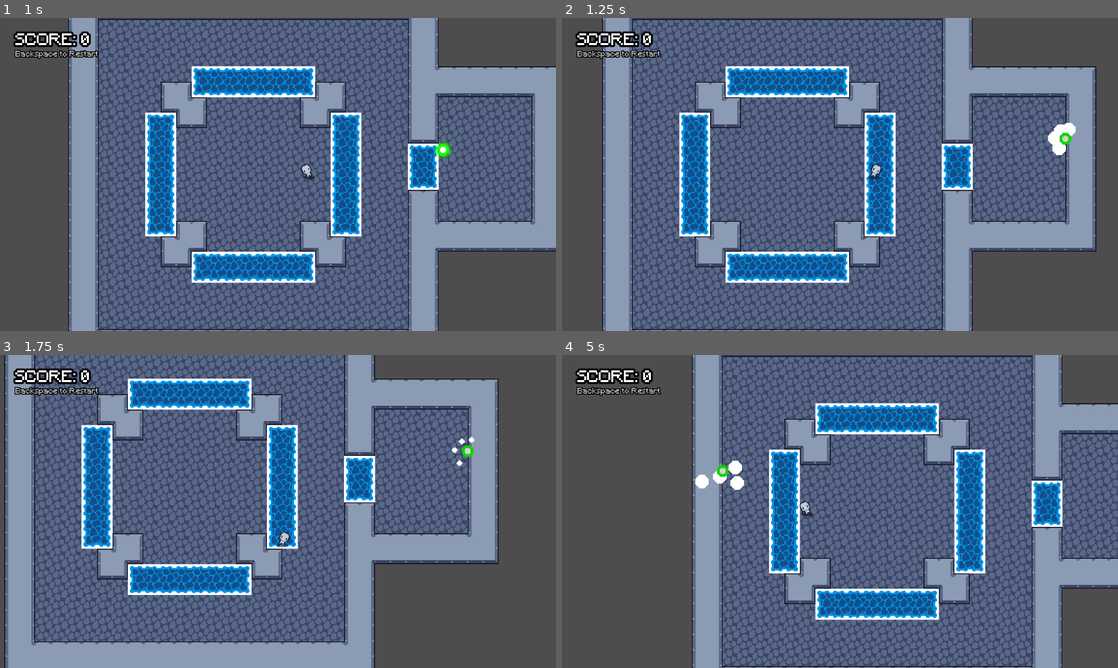
Above: before the commit, frames 1-4 (two rows, left to right).
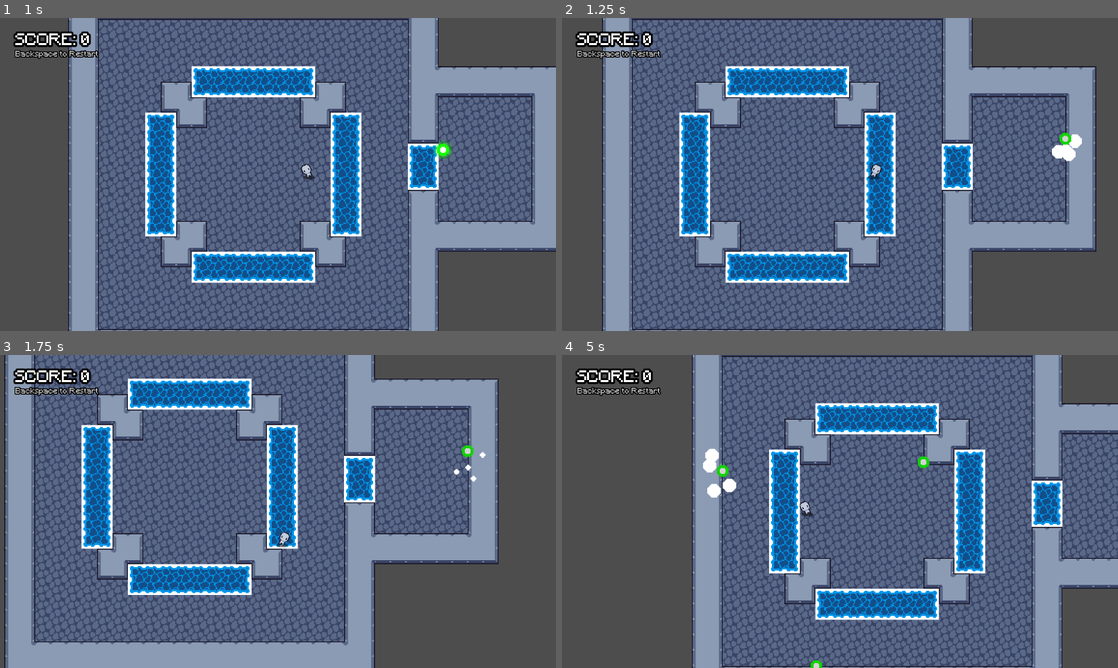
Above: after the commit, the same moments.

Repository: Atlinx/sgj-f2023
Game: Godot game, scene res://scenes/main.tscn
Same seed, same stepped clock (60 frames per second), same inputs: the game is played once before the commit and once after it.
Inputs (mouse positions are in pixels of both pictures, inside the frame that each line leads up to):
- Up to frame 1 (1 s): tap Enter at 0.5 s; move the mouse to (400, 158) at 0.52 s; hold D (p1_right) from 0.53 s (still down); tap Space (p1_fire) at 0.6 s
- Up to frame 2 (1.25 s): keep holding D (p1_right)
- Up to frame 3 (1.75 s): move the mouse to (166, 527) at 1.27 s; release D (p1_right) at 1.28 s; hold S (p1_down) from 1.28 s (still down); tap Space (p1_fire) at 1.35 s
- Up to frame 4 (5 s): move the mouse to (895, 442) at 2.02 s; release S (p1_down) at 2.03 s; hold D (p1_right) 2.03-2.78 s; hold Backspace 2.03-2.78 s; tap Space (p1_fire) at 2.3, 2.85, 3.6, 4.55 s; move the mouse to (812, 574) at 2.77 s; hold W (p1_up) 2.78-3.53 s; move the mouse to (1006, 558) at 3.52 s; hold A (p1_left) from 3.53 s (still down); move the mouse to (673, 464) at 4.27 s; tap Backspace at 4.35 s

Frame 1 is identical in both runs. In frame 2, 0.4% of the frame differs, in the area x 87-94%, y 33-46%; in frame 3, 0.1%; in frame 4, 0.7%, in the area x 23-67%, y 30-100%.

Commit message:
bullet modified
Make bullet remain alive when owner die

Diff:
--- a/scenes/player.tscn
+++ b/scenes/player.tscn
@@ -46,7 +46,7 @@
 player_animation_tree = NodePath("AnimationTree")
 
 [node name="Visuals" type="Node2D" parent="."]
-position = Vector2(0, -0.999245)
+position = Vector2(0, -0.702444)
 
 [node name="Sprite2D" type="Sprite2D" parent="Visuals"]
 material = SubResource("ShaderMaterial_jki3l")
@@ -66,7 +66,7 @@
 
 [node name="Health" type="Node" parent="."]
 script = ExtResource("3_f1j7r")
-health = 5
+health = 10000
 max_health = 5
 
 [node name="Team" type="Node" parent="."]
--- a/scenes/slime.tscn
+++ b/scenes/slime.tscn
@@ -30,7 +30,7 @@
 collision_mask = 17
 
 [node name="Visuals" type="Node2D" parent="."]
-position = Vector2(0, -0.216287)
+position = Vector2(0, -0.229513)
 
 [node name="Sprite2D" type="Sprite2D" parent="Visuals"]
 position = Vector2(0, -4)
--- a/scripts/ai_movement.gd
+++ b/scripts/ai_movement.gd
@@ -39,7 +39,7 @@
 			_update_position_timer -= update_position_interval
 		if _fire_timer <= 0:
 			var bullet_inst: Bullet = bullet_prefab.instantiate()
-			get_parent().add_child(bullet_inst)
+			get_tree().get_root().add_child(bullet_inst)
 			var direction = (_player.global_position - entity_body.global_position).normalized()
 			bullet_inst.construct(entity_body, entity_body.global_position, direction)
 			_fire_timer = fire_interval
--- a/scripts/player.gd
+++ b/scripts/player.gd
@@ -11,7 +11,7 @@
 func _process(delta):
 	if has_shot and Input.is_action_just_pressed("p1_fire"):
 		var bullet_inst: Bullet = bullet_prefab.instantiate()
-		get_parent().add_child(bullet_inst)
+		get_tree().get_root().add_child(bullet_inst)
 		var direction = (get_global_mouse_position() - global_position).normalized()
 		bullet_inst.construct(self, global_position, direction)
 		has_shot = false
